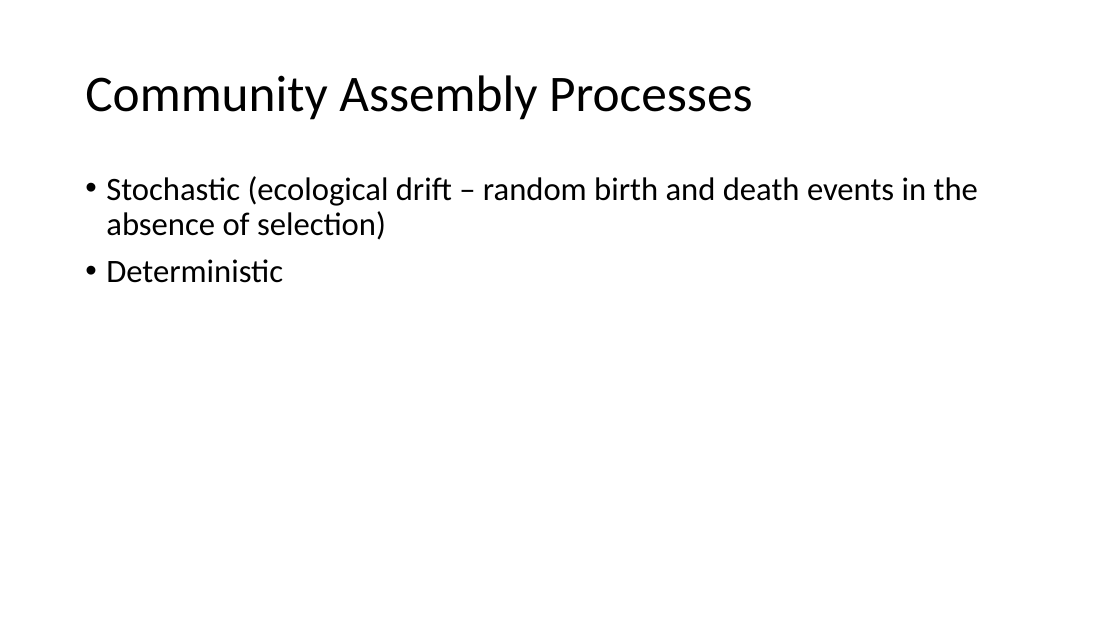
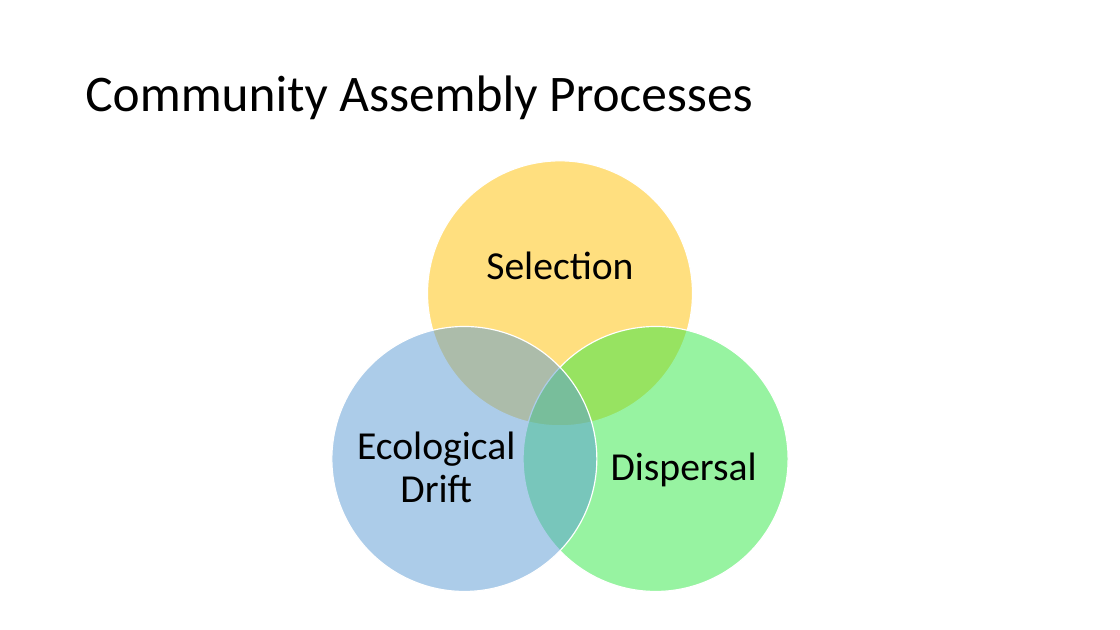
Before and after one commit to amysolman/PhD, a slide deck: slide 3 of Projects/Chapter1/community-assembly.pptx. Drawn at 1120x630 pixels with LibreOffice and Linux fonts; fonts in the diff are those of the drawing. Boxes give left, top, right and bottom in pixels: in the first picture for what was removed or moved away, otherwise in the second. Text is boxed around its words. In the diff, an @@ line names an element or a change of style, - is before the commit and + after.

Commit message:
Updated community assembly presentation

```diff
--- a/Projects/Chapter1/community-assembly.pptx
+++ b/Projects/Chapter1/community-assembly.pptx
@@ text removed at <box>106,176,978,283</box> @@
-• Stochastic (ecological drift – random birth and death events in the absence of selection)
-• Deterministic
@@ group added at <box>332,160,788,592</box>: 3 ellipses, 3 texts @@
+Selection
+Dispersal
+Ecological Drift
```
Also in this commit, not shown: 1 slide added, 1 slide removed.
